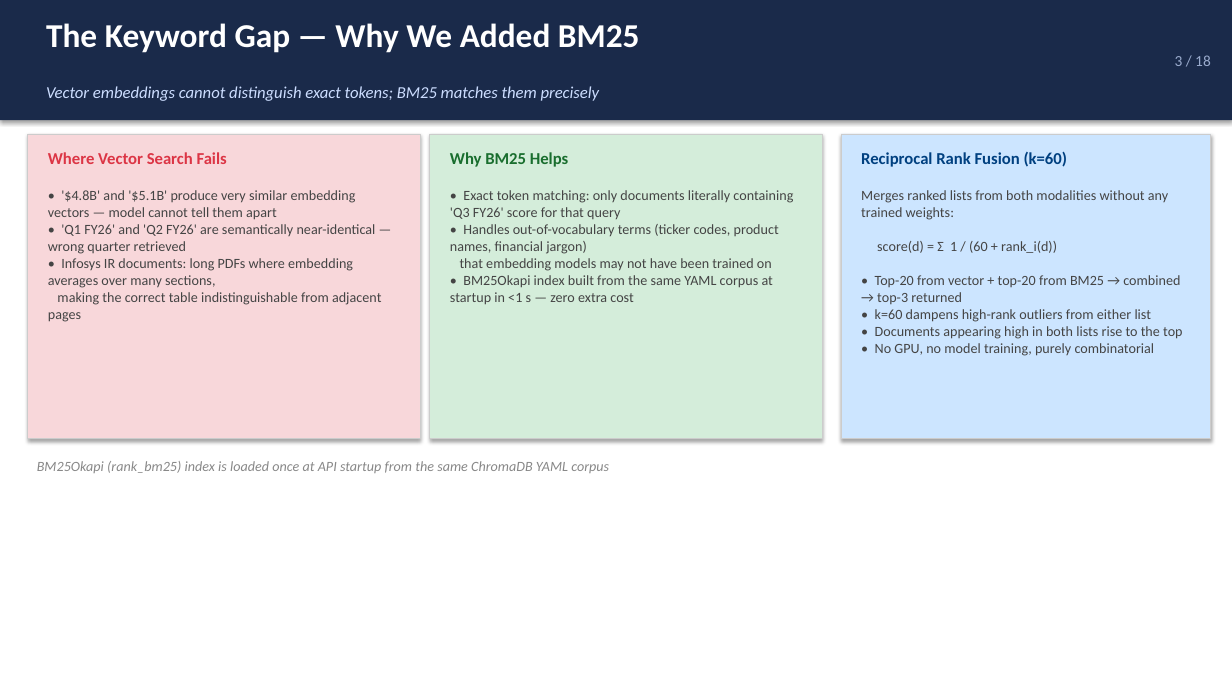
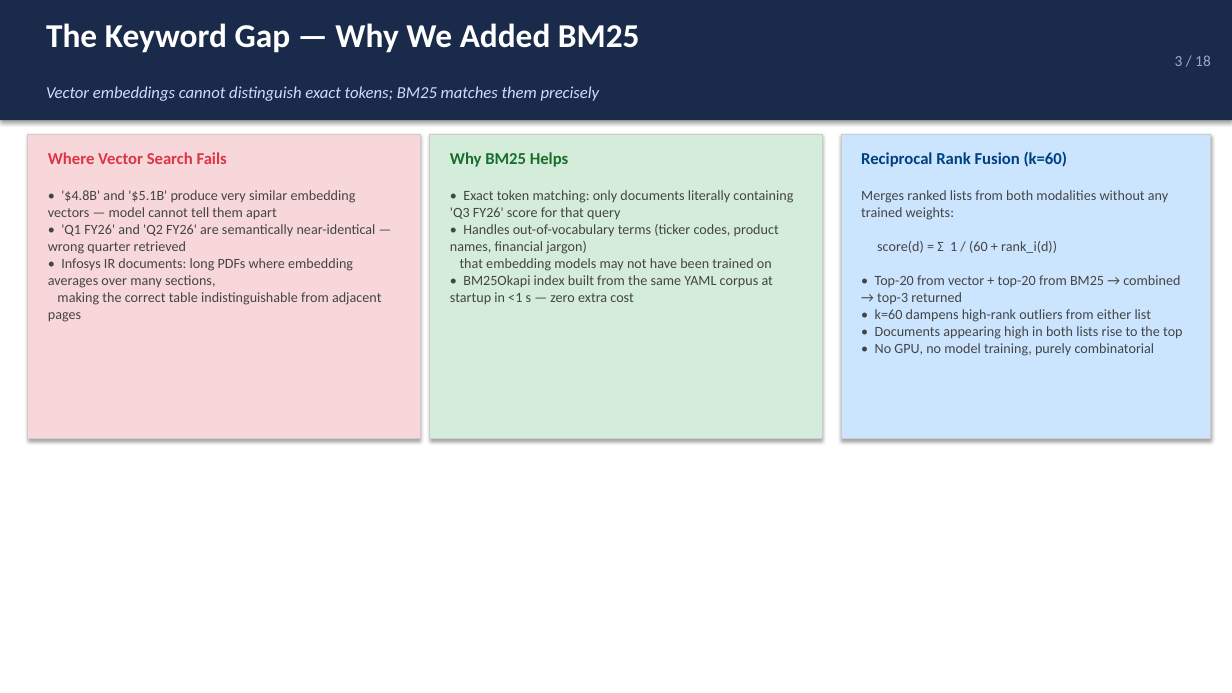
Before and after one commit to nandypi/Group-6-DS-and-AI-Lab-Project, a slide deck: slide 3 of Slides/DSAI_Team_6_Milestone6.pptx. Drawn at 1232x693 pixels with LibreOffice and Linux fonts; fonts in the diff are those of the drawing. Boxes give left, top, right and bottom in pixels: in the first picture for what was removed or moved away, otherwise in the second. Text is boxed around its words. In the diff, an @@ line names an element or a change of style, - is before the commit and + after.

```diff
--- a/Slides/DSAI_Team_6_Milestone6.pptx
+++ b/Slides/DSAI_Team_6_Milestone6.pptx
@@ text removed at [37, 461, 609, 473] @@
-BM25Okapi (rank_bm25) index is loaded once at API startup from the same ChromaDB YAML corpus
```
Also in this commit, not shown: 2 other files.
